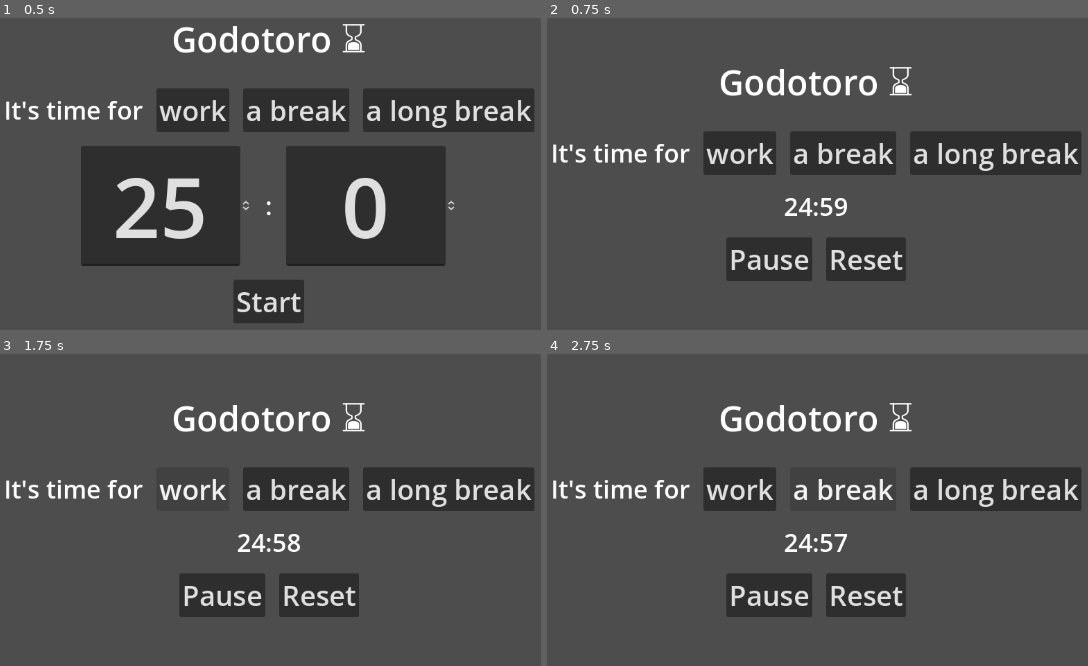
Above: before the commit, frames 1-4 (two rows, left to right).
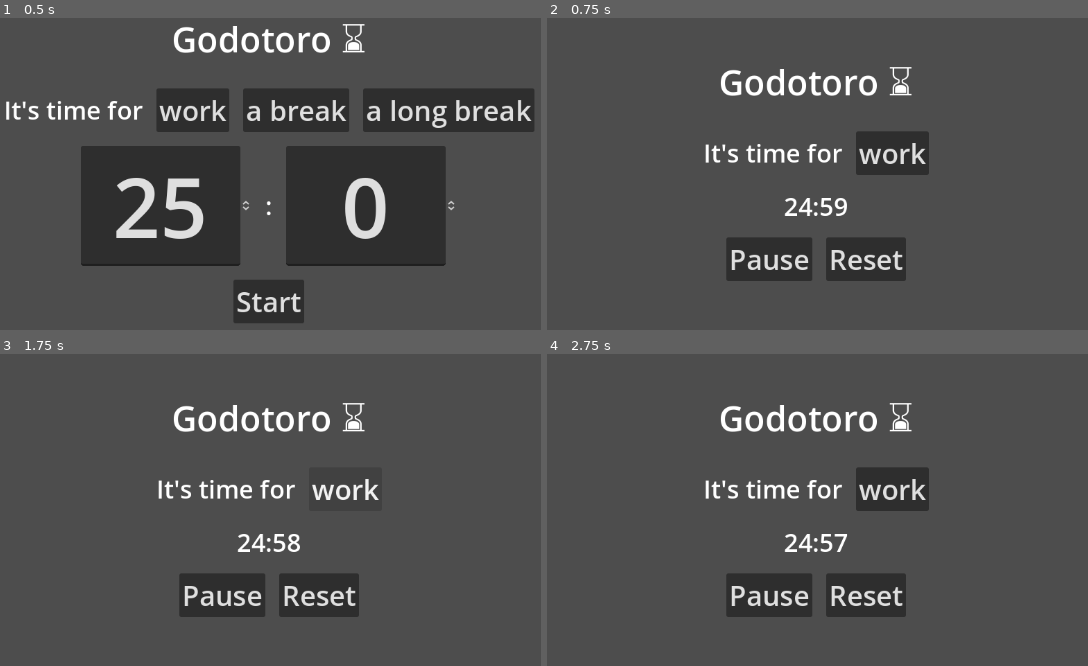
Above: after the commit, the same moments.

Repository: philnewberryls/godotoro
Game: Godot game, scene res://main.tscn
Two runs of this game, one before a commit and one after it. Both use one fixed random seed, a clock stepped at 60 frames per second and the inputs below.
Inputs (mouse positions are in pixels of both pictures, inside the frame that each line leads up to):
- Up to frame 1 (0.5 s): no input
- Up to frame 2 (0.75 s): click "Start" at 0.5 s
- Up to frame 3 (1.75 s): click "work" at 1.25 s
- Up to frame 4 (2.75 s): click (844, 488) at 2 s, where only the run before the commit has a clickable "a break"

Frame 1 is identical in both runs. In frame 2, 8.5% of the frame differs, in the area x 1-99%, y 36-51%; in frame 3, 6.9%; in frame 4, 7.3%.

Commit message:
Hides inactive mode buttons when timer is active

Diff:
--- a/timer_interface/ModeButton.gd
+++ b/timer_interface/ModeButton.gd
@@ -24,3 +24,7 @@
 
 func return_to_default_state():
 	is_active_mode = false
+
+
+func hide_if_inactive():
+	if not is_active_mode: self.hide()
--- a/timer_interface/timer_interface.gd
+++ b/timer_interface/timer_interface.gd
@@ -96,11 +96,14 @@
 			timer_display.hide()
 			timer_stopped_buttons.show()
 			timer_setup_fields.show()
+			get_tree().call_group("mode_buttons", "show")
 		button_display_states.TIMER_IN_PROGRESS:
 			timer_stopped_buttons.hide()
 			timer_setup_fields.hide()
 			timer_in_progress_buttons.show()
 			timer_display.show()
+			get_tree().call_group("mode_buttons", "hide_if_inactive")
+
 		_:
 			printerr("Invalid state switch request given!")
 
